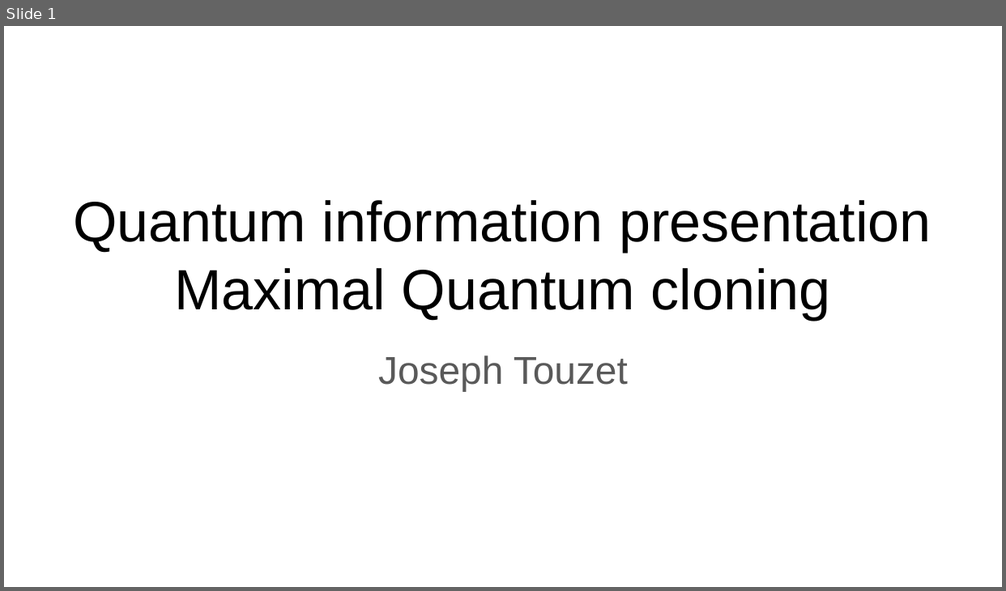
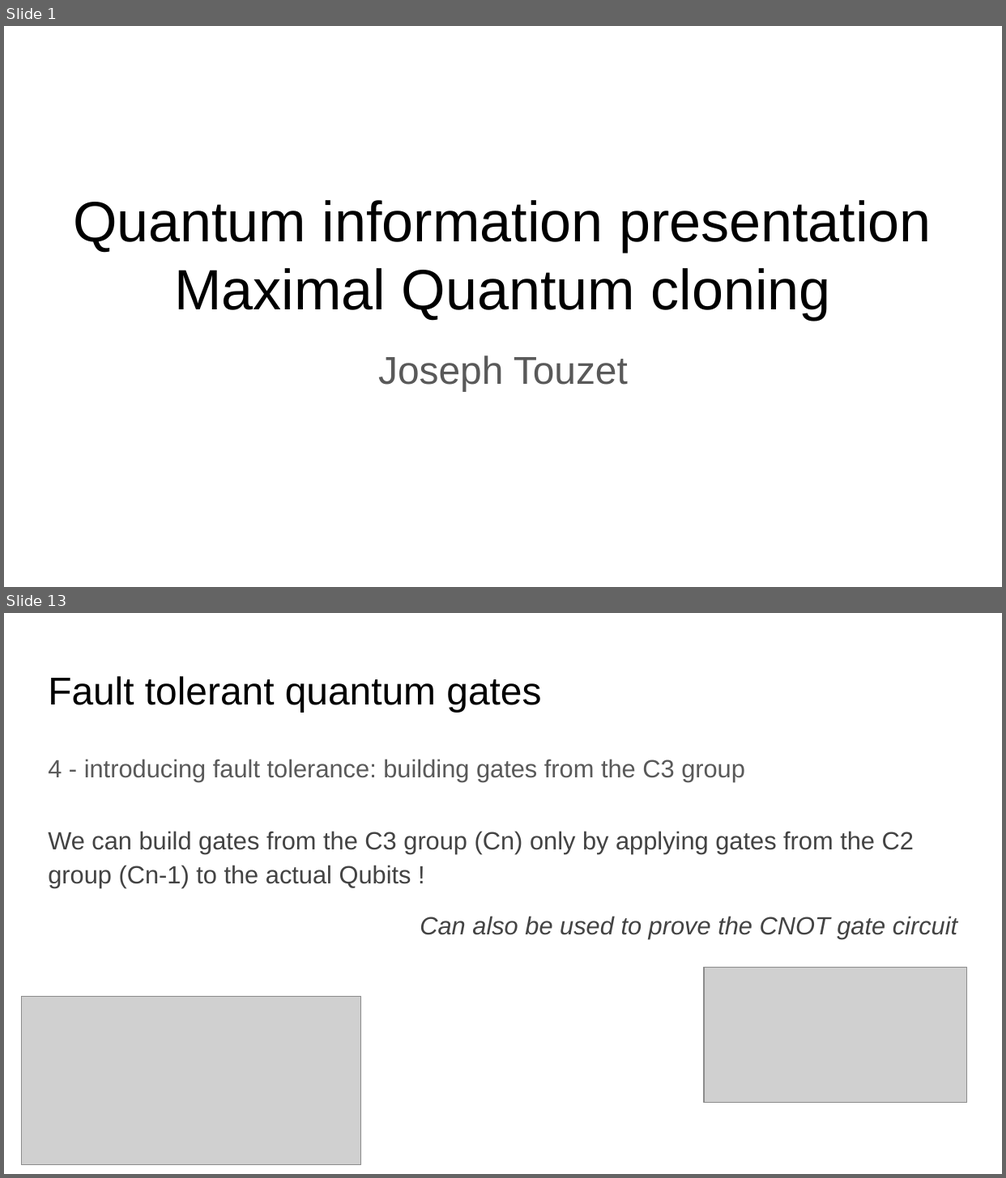
Before and after one commit to jolatechno/cours-ENS, a slide deck: cours/M2/info_quantique/presentation/presentation_quantum_information.odp. Shown one above the other, each under a label of ours: slide 1 before the commit, slides 1 and 13 after it; the slides between them are not shown. The pictures are 1006x591 and 1006x1178 pixels, drawn with LibreOffice and Linux fonts; fonts in the diff are those of the drawing; grey boxes stand for pictures. Boxes give left, top, right and bottom in pixels: in the first picture for what was removed or moved away, otherwise in the second. Text is boxed around its words. In the diff, an @@ line names an element or a change of style, - is before the commit and + after.

```diff
--- a/cours/M2/info_quantique/presentation/presentation_quantum_information.odp
+++ b/cours/M2/info_quantique/presentation/presentation_quantum_information.odp
@@ slide 13 added at (4,613,1002,1174), background #FFFFFF @@
@@ title added at (48,676,541,712), 28 pt, text #000000 @@
+Fault tolerant quantum gates
@@ text added at (48,759,957,939), 18 pt, text #434343 @@
+4 - introducing fault tolerance: building gates from the C3 group
+We can build gates from the C3 group (Cn) only by applying gates from the C2 group (Cn-1) to the actual Qubits !
+Can also be used to prove the CNOT gate circuit
@@ picture added at (704,967,966,1103) @@
@@ picture added at (21,997,361,1166) @@
```
Also in this commit, not shown: 12 other slides added, 2 slides removed, 5 other files.
